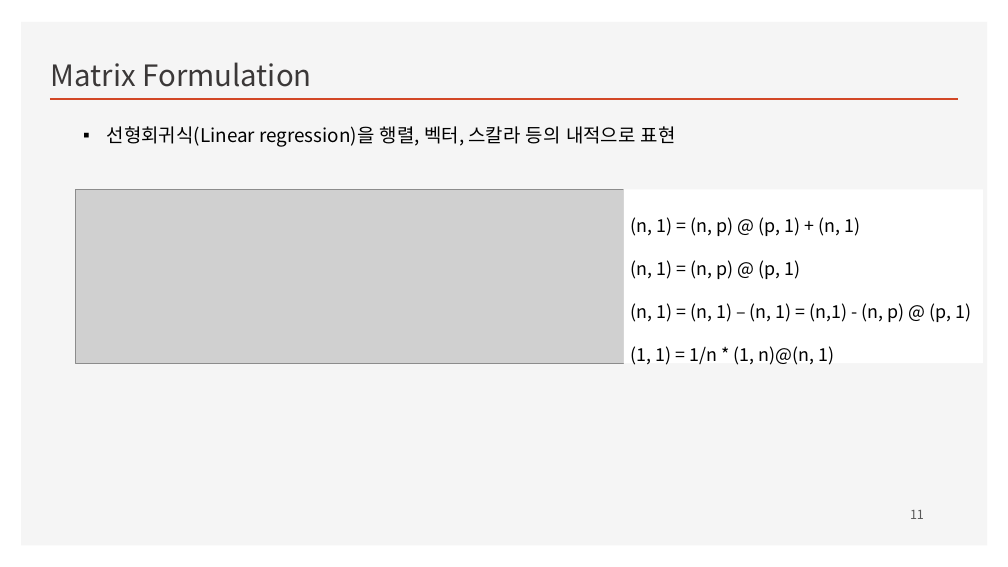
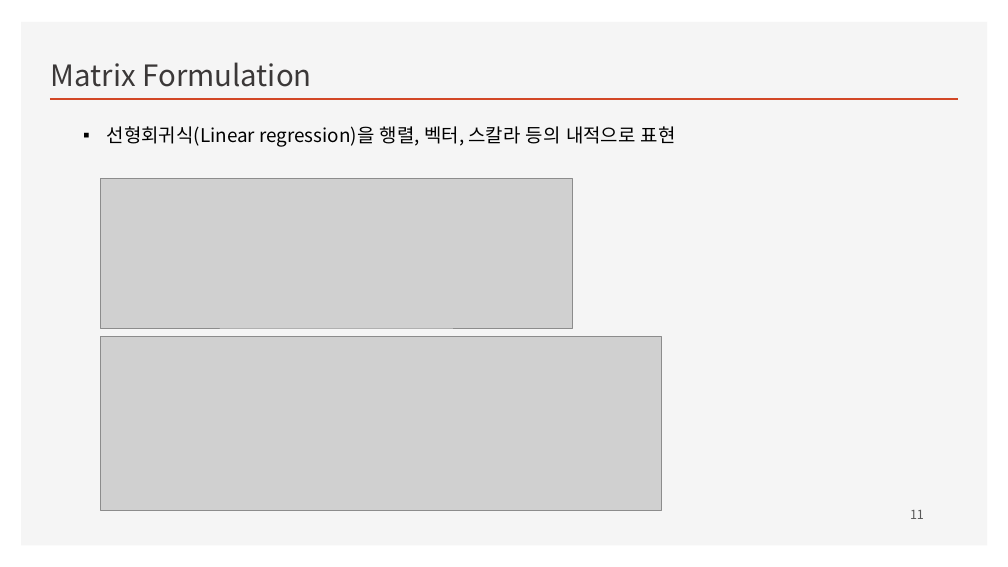
Before and after one commit to ancestor9/mathematics-for-machine-learning, a slide deck: slide 11 of Linear_Algebra/w4_Perceptron_Regression.pptx. Drawn at 1008x567 pixels with LibreOffice and Linux fonts; fonts in the diff are those of the drawing; grey boxes stand for pictures; background and template pictures are left out. Boxes give left, top, right and bottom in pixels: in the first picture for what was removed or moved away, otherwise in the second. Text is boxed around its words. In the diff, an @@ line names an element or a change of style, - is before the commit and + after.

```diff
--- a/Linear_Algebra/w4_Perceptron_Regression.pptx
+++ b/Linear_Algebra/w4_Perceptron_Regression.pptx
@@ picture resized from (x1=76, y1=190, x2=624, y2=364) to (x1=101, y1=178, x2=572, y2=328) @@
@@ rectangle removed at (x1=623, y1=190, x2=983, y2=364) @@
-(n, 1) = (n, p) @ (p, 1) + (n, 1)
-(n, 1) = (n, p) @ (p, 1)
-(n, 1) = (n, 1) – (n, 1) = (n,1) - (n, p) @ (p, 1)
-(1, 1) = 1/n * (1, n)@(n, 1)
@@ picture added at (x1=101, y1=337, x2=661, y2=510) @@
```
Also in this commit, not shown: 7 other slides changed, 7 slides added.
